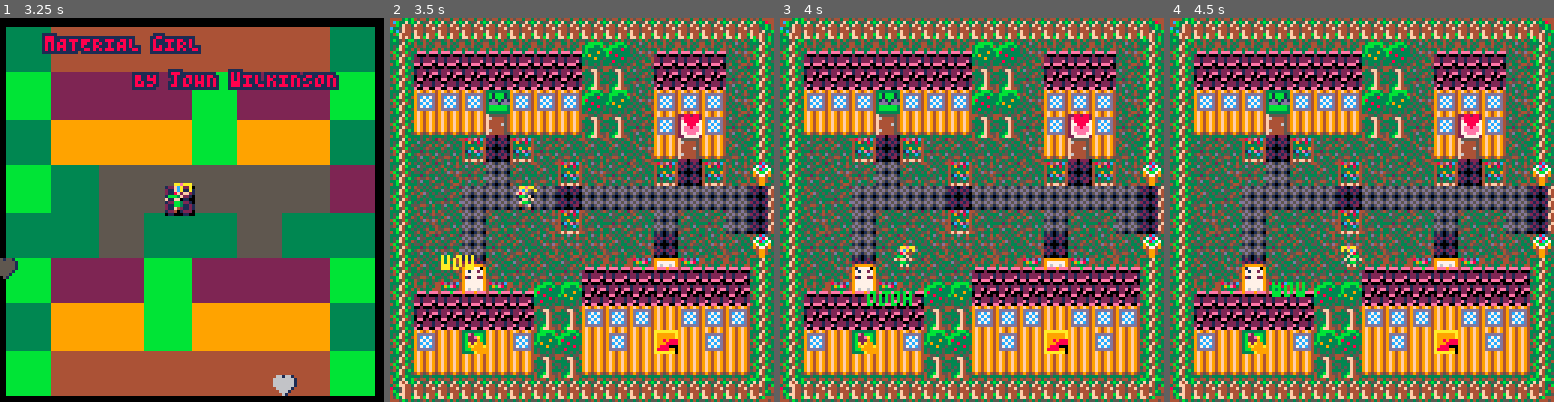
Above: before the commit, frames 1-4 (left to right).
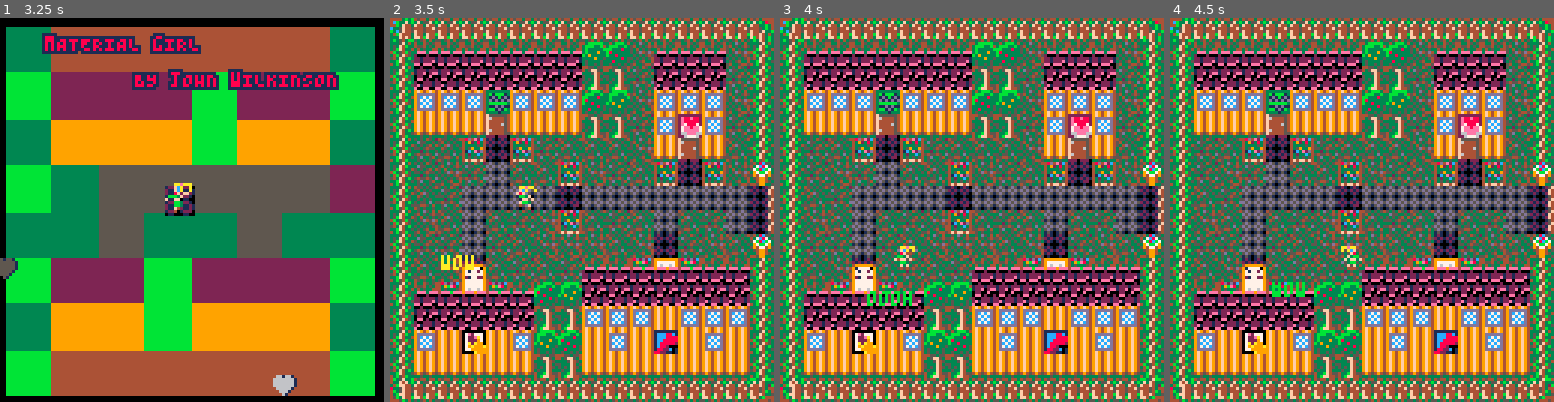
Above: after the commit, the same moments.

Repository: jcwilk/material_girl
Game: PICO-8 cartridge material_girl.p8
Two runs of this game, one before a commit and one after it. Both use one fixed random seed, a clock stepped at 60 frames per second and the inputs below.
Inputs:
- Up to frame 1 (3.25 s): hold Right 1.6-2.1 s; hold Up 2.15-2.42 s; hold Right 2.47-3.03 s; hold Left from 3.08 s (still down)
- Up to frame 2 (3.5 s): keep holding Left
- Up to frame 3 (4 s): release Left at 3.58 s; hold Down 3.63-3.97 s
- Up to frame 4 (4.5 s): hold Right from 4.02 s (still down)

Frame 1 is identical in both runs. In frame 2, 0.8% of the frame differs, in the area x 18-82%, y 20-88%; in frame 3, 0.8%; in frame 4, 0.8%.

Commit message:
Visual store upgrades and hopefully fix mobile

Diff:
--- a/fight.lua
+++ b/fight.lua
@@ -33,6 +33,7 @@
   local sliding_store = false
   local night=false
   local dusk=false
+  local store_id
 
   local function calc_fighter_x()
     return flr(enemy_data.closeness*(enemy_data.base_x-ofpx-16)+ofpx+0.5)
@@ -238,7 +239,7 @@
 
       queue_text(function()
         reset_combat_cursor()
-        if inventory.current_store_index <= 4 then
+        if store_id <= 4 then
           color(12)
           print "welcome, see how this fits"
         else
@@ -466,9 +467,9 @@
 
   local function fwin()
     local winwait=60
-    local win_sprite_id = ({39,40,38,41,10})[inventory.current_store_index]
+    local win_sprite_id = ({39,40,38,41,10})[store_id]
     local win_heart = sprites.make(win_sprite_id,{x=fighter.x+16,y=enemy.y+8,scale=8,centered=true,z=40})
-    if inventory.current_store_index < 5 then
+    if store_id < 5 then
       win_heart.before_draw = function()
         palt(0,false)
       end
@@ -488,7 +489,7 @@
     local trophy_spin = tweens.make(enemy,'y',enemy.y-4,50,'quadratic').next(function()
       fanim = noop_f
       fighter.sprite_id = 0
-      if inventory.current_store_index < 5 then
+      if store_id < 5 then
         enemy.kill()
       end
       kiss=false
@@ -501,7 +502,7 @@
       end)
       return tweens.make(win_heart,'scale',1,24,'quadratic')
     end)
-    if inventory.current_store_index < 5 then
+    if store_id < 5 then
       trophy_spin.next(function()
         win_heart.kill()
         fighter.sprite_id = 2
@@ -692,7 +693,7 @@
   end
 
   local function detect_keys()
-    if inventory.current_store_index >= 3 and btn(0) and not btn(1) and not btn(2) then
+    if store_id >= 3 and btn(0) and not btn(1) and not btn(2) then
       press_key(43,25,61)
       enemy_data.withdraw()
       return true
@@ -703,7 +704,7 @@
       return true
     end
     just_jumped=false
-    if inventory.current_store_index >= 2 and btn(2) and not btn(0) and not btn(1) then
+    if store_id >= 2 and btn(2) and not btn(0) and not btn(1) then
       press_key(42,46,53)
       enemy_data.dazzle()
       return true
@@ -757,11 +758,11 @@
   local function draw_fui()
     if not fanim then
       color(7)
-      if inventory.current_store_index >= 3 then
+      if store_id >= 3 then
         spr(43,cam.x+25,cam.y+61)
         print("withdraw",cam.x+34,cam.y+63)
       end
-      if inventory.current_store_index >= 2 then
+      if store_id >= 2 then
         spr(42,cam.x+46,cam.y+53)
         print("dazzle",cam.x+55,cam.y+55)
       end
@@ -817,7 +818,7 @@
 
         map(19,6,cam.x,intro_textbox.y,16,10) --textbox
         if intro_store then
-          map(35,0,cam.x,intro_store.y,16,6) --sliding down store
+          map(35,6*store_id-6,cam.x,intro_store.y,16,6) --sliding down store
         end
         palt()
 
@@ -842,7 +843,7 @@
         pal_night()
         map(19,2,cam.x,16,16,7) --beach
         if intro_store then
-          map(35,0,cam.x,intro_store.y,16,6) --store
+          map(35,6*store_id-6,cam.x,intro_store.y,16,6) --store
         end
         pal()
         palt()
@@ -859,6 +860,7 @@
   end
 
   local function start_common()
+    store_id=inventory.current_store_index
     cfpx=calc_fighter_x()
 
     player.kill()
--- a/material_girl.p8
+++ b/material_girl.p8
@@ -461,6 +461,7 @@
  local sliding_store = false
  local night=false
  local dusk=false
+ local store_id
 
  local function calc_fighter_x()
   return flr(enemy_data.closeness*(enemy_data.base_x-ofpx-16)+ofpx+0.5)
@@ -666,7 +667,7 @@
 
    queue_text(function()
     reset_combat_cursor()
-    if inventory.current_store_index <= 4 then
+    if store_id <= 4 then
      color(12)
      print "welcome, see how this fits"
     else
@@ -894,9 +895,9 @@
 
  local function fwin()
   local winwait=60
-  local win_sprite_id = ({39,40,38,41,10})[inventory.current_store_index]
+  local win_sprite_id = ({39,40,38,41,10})[store_id]
   local win_heart = sprites.make(win_sprite_id,{x=fighter.x+16,y=enemy.y+8,scale=8,centered=true,z=40})
-  if inventory.current_store_index < 5 then
+  if store_id < 5 then
    win_heart.before_draw = function()
     palt(0,false)
    end
@@ -916,7 +917,7 @@
   local trophy_spin = tweens.make(enemy,'y',enemy.y-4,50,'quadratic').next(function()
    fanim = noop_f
    fighter.sprite_id = 0
-   if inventory.current_store_index < 5 then
+   if store_id < 5 then
     enemy.kill()
    end
    kiss=false
@@ -929,7 +930,7 @@
    end)
    return tweens.make(win_heart,'scale',1,24,'quadratic')
   end)
-  if inventory.current_store_index < 5 then
+  if store_id < 5 then
    trophy_spin.next(function()
     win_heart.kill()
     fighter.sprite_id = 2
@@ -1120,7 +1121,7 @@
  end
 
  local function detect_keys()
-  if inventory.current_store_index >= 3 and btn(0) and not btn(1) and not btn(2) then
+  if store_id >= 3 and btn(0) and not btn(1) and not btn(2) then
    press_key(43,25,61)
    enemy_data.withdraw()
    return true
@@ -1131,7 +1132,7 @@
    return true
   end
   just_jumped=false
-  if inventory.current_store_index >= 2 and btn(2) and not btn(0) and not btn(1) then
+  if store_id >= 2 and btn(2) and not btn(0) and not btn(1) then
    press_key(42,46,53)
    enemy_data.dazzle()
    return true
@@ -1185,11 +1186,11 @@
  local function draw_fui()
   if not fanim then
    color(7)
-   if inventory.current_store_index >= 3 then
+   if store_id >= 3 then
     spr(43,cam.x+25,cam.y+61)
     print("withdraw",cam.x+34,cam.y+63)
    end
-   if inventory.current_store_index >= 2 then
+   if store_id >= 2 then
     spr(42,cam.x+46,cam.y+53)
     print("dazzle",cam.x+55,cam.y+55)
    end
@@ -1245,7 +1246,7 @@
 
     map(19,6,cam.x,intro_textbox.y,16,10) --textbox
     if intro_store then
-     map(35,0,cam.x,intro_store.y,16,6) --sliding down store
+     map(35,6*store_id-6,cam.x,intro_store.y,16,6) --sliding down store
     end
     palt()
 
@@ -1270,7 +1271,7 @@
     pal_night()
     map(19,2,cam.x,16,16,7) --beach
     if intro_store then
-     map(35,0,cam.x,intro_store.y,16,6) --store
+     map(35,6*store_id-6,cam.x,intro_store.y,16,6) --store
     end
     pal()
     palt()
@@ -1287,6 +1288,7 @@
  end
 
  local function start_common()
+  store_id=inventory.current_store_index
   cfpx=calc_fighter_x()
 
   player.kill()
@@ -2342,21 +2344,29 @@
 0000000000000000000000000000000000000000000000000000000000000000000000000000000000000000000000000000000000000000000000000000000000000000000000000000000000000000000000000000000000000000000000000000000000000000000000000000000000000000000000000000000000000000
 __map__
 1011111111111111111111111111111236363636363636363636363636363636363636343434343434343434343434343434340000000000000000000000000000000000000000000000000000000000000000000000000000000000000000000000000000000000000000000000000000000000000000000000000000000000
-131a1a1a1a1a1a1a1f1e201a1a1a201336363636363636363636363636363636363636343434343434343434343434343434340000000000000000000000000000000000000000000000000000000000000000000000000000000000000000000000000000000000000000000000000000000000000000000000000000000000
-13191919191919192f2f21191919211335353535353535353535353535353535353535343448343448343448343448343434340000000000000000000000000000000000000000000000000000000000000000000000000000000000000000000000000000000000000000000000000000000000000000000000000000000000
-13181818291818181e1f20181818201337373e37373737373737373737373737373737343434343434343434343434343434340000000000000000000000000000000000000000000000000000000000000000000000000000000000000000000000000000000000000000000000000000000000000000000000000000000000
+131a1a1a1a1a1a1a1f1e201a1a1a201336363636363636363636363636363636363636344c4e4f34484c4e4d4f48344c4e4f340000000000000000000000000000000000000000000000000000000000000000000000000000000000000000000000000000000000000000000000000000000000000000000000000000000000
+13191919191919192f2f21191919211335353535353535353535353535353535353535345c5e5f34345c5e275f34345c5e5f340000000000000000000000000000000000000000000000000000000000000000000000000000000000000000000000000000000000000000000000000000000000000000000000000000000000
+13181818291818181e1f20181818201337373e37373737373737373737373737373737346d6e6f34486d6e5d6f48346d6e6f340000000000000000000000000000000000000000000000000000000000000000000000000000000000000000000000000000000000000000000000000000000000000000000000000000000000
 131b1b1b251b1b1b2f2f2118281821133d3d393d3d3d3d3d3d3d3d3d3d3d3d3d373737344949494949494949494949494949490000000000000000000000000000000000000000000000000000000000000000000000000000000000000000000000000000000000000000000000000000000000000000000000000000000000
 132122322d3221222222201b251b2213373739373737373737373737373737373737374a4a4a4a4a4a4a4a4a4a4a4a4a4a4a4a0000000000000000000000000000000000000000000000000000000000000000000000000000000000000000000000000000000000000000000000000000000000000000000000000000000000
-1321202123222232202122322d32201637373950515555555555555555555555555253000000000000000000000000000000000000000000000000000000000000000000000000000000000000000000000000000000000000000000000000000000000000000000000000000000000000000000000000000000000000000000
-132221232323232d232323232323232d3c3739603f3f3f3f3f3f3f3f3f3f3f3f3f3f63000000000000000000000000000000000000000000000000000000000000000000000000000000000000000000000000000000000000000000000000000000000000000000000000000000000000000000000000000000000000000000
-1320222322212032222122232221232d3b3739543f3f3f3f3f3f3f3f3f3f3f3f3f3f56000000000000000000000000000000000000000000000000000000000000000000000000000000000000000000000000000000000000000000000000000000000000000000000000000000000000000000000000000000000000000000
-13212123212220202022202d212022163a3739543f3f3f3f3f3f3f3f3f3f3f3f3f3f56000000000000000000000000000000000000000000000000000000000000000000000000000000000000000000000000000000000000000000000000000000000000000000000000000000000000000000000000000000000000000000
-1322202d222122211a1a3109311a1a13373739543f3f3f3f3f3f3f3f3f3f3f3f3f3f56000000000000000000000000000000000000000000000000000000000000000000000000000000000000000000000000000000000000000000000000000000000000000000000000000000000000000000000000000000000000000000
-131a3109311a1e1f1919191919191913373739543f3f3f3f3f3f3f3f3f3f3f3f3f3f56000000000000000000000000000000000000000000000000000000000000000000000000000000000000000000000000000000000000000000000000000000000000000000000000000000000000000000000000000000000000000000
-1319191919192f2f1818181718181813373739543f3f3f3f3f3f3f3f3f3f3f3f3f3f56000000000000000000000000000000000000000000000000000000000000000000000000000000000000000000000000000000000000000000000000000000000000000000000000000000000000000000000000000000000000000000
-1318172717181f1e1718172617181713373739543f3f3f3f3f3f3f3f3f3f3f3f3f3f56000000000000000000000000000000000000000000000000000000000000000000000000000000000000000000000000000000000000000000000000000000000000000000000000000000000000000000000000000000000000000000
-131b1b1b1b1b2f2f1b1b1b1b1b1b1b13373739543f3f3f3f3f3f3f3f3f3f3f3f3f3f56000000000000000000000000000000000000000000000000000000000000000000000000000000000000000000000000000000000000000000000000000000000000000000000000000000000000000000000000000000000000000000
-14111111111111111111111111111115373739543f3f3f3f3f3f3f3f3f3f3f3f3f3f56000000000000000000000000000000000000000000000000000000000000000000000000000000000000000000000000000000000000000000000000000000000000000000000000000000000000000000000000000000000000000000
+1321202123222232202122322d32201637373950515555555555555555555555555253343434343434343434343434343434340000000000000000000000000000000000000000000000000000000000000000000000000000000000000000000000000000000000000000000000000000000000000000000000000000000000
+132221232323232d232323232323232d3c3739603f3f3f3f3f3f3f3f3f3f3f3f3f3f63343434343434343434343434343434340000000000000000000000000000000000000000000000000000000000000000000000000000000000000000000000000000000000000000000000000000000000000000000000000000000000
+1320222322212032222122232221232d3b3739543f3f3f3f3f3f3f3f3f3f3f3f3f3f56344864686965344828346466676548340000000000000000000000000000000000000000000000000000000000000000000000000000000000000000000000000000000000000000000000000000000000000000000000000000000000
+13212123212220202022202d212022163a3739543f3f3f3f3f3f3f3f3f3f3f3f3f3f56344874787975343434347476777548340000000000000000000000000000000000000000000000000000000000000000000000000000000000000000000000000000000000000000000000000000000000000000000000000000000000
+1322202d222122211a1a3109311a1a13373739543f3f3f3f3f3f3f3f3f3f3f3f3f3f56344949494949494949494949494949490000000000000000000000000000000000000000000000000000000000000000000000000000000000000000000000000000000000000000000000000000000000000000000000000000000000
+131a3109311a1e1f1919191919191913373739543f3f3f3f3f3f3f3f3f3f3f3f3f3f564a4a4a4a4a4a4a4a4a4a4a4a4a4a4a4a0000000000000000000000000000000000000000000000000000000000000000000000000000000000000000000000000000000000000000000000000000000000000000000000000000000000
+1319191919192f2f1818181718181813373739543f3f3f3f3f3f3f3f3f3f3f3f3f3f56343434343434343434343434343434340000000000000000000000000000000000000000000000000000000000000000000000000000000000000000000000000000000000000000000000000000000000000000000000000000000000
+1318172717181f1e1718172617181713373739543f3f3f3f3f3f3f3f3f3f3f3f3f3f56343434483434343434343434483434340000000000000000000000000000000000000000000000000000000000000000000000000000000000000000000000000000000000000000000000000000000000000000000000000000000000
+131b1b1b1b1b2f2f1b1b1b1b1b1b1b13373739543f3f3f3f3f3f3f3f3f3f3f3f3f3f56343448344834342648343448344834340000000000000000000000000000000000000000000000000000000000000000000000000000000000000000000000000000000000000000000000000000000000000000000000000000000000
+14111111111111111111111111111115373739543f3f3f3f3f3f3f3f3f3f3f3f3f3f56343434483434343434343434483434340000000000000000000000000000000000000000000000000000000000000000000000000000000000000000000000000000000000000000000000000000000000000000000000000000000000
+0000000000000000000000000000000000000000000000000000000000000000000000344949494949494949494949494949490000000000000000000000000000000000000000000000000000000000000000000000000000000000000000000000000000000000000000000000000000000000000000000000000000000000
+00000000000000000000000000000000000000000000000000000000000000000000004a4a4a4a4a4a4a4a4a4a4a4a4a4a4a4a0000000000000000000000000000000000000000000000000000000000000000000000000000000000000000000000000000000000000000000000000000000000000000000000000000000000
+0000000000000000000000000000000000000000000000000000000000000000000000343434343434343434343434343434340000000000000000000000000000000000000000000000000000000000000000000000000000000000000000000000000000000000000000000000000000000000000000000000000000000000
+0000000000000000000000000000000000000000000000000000000000000000000000343434483434343434343448343434340000000000000000000000000000000000000000000000000000000000000000000000000000000000000000000000000000000000000000000000000000000000000000000000000000000000
+0000000000000000000000000000000000000000000000000000000000000000000000344834343448343429344834344834340000000000000000000000000000000000000000000000000000000000000000000000000000000000000000000000000000000000000000000000000000000000000000000000000000000000
+0000000000000000000000000000000000000000000000000000000000000000000000343434483434343434343434483434340000000000000000000000000000000000000000000000000000000000000000000000000000000000000000000000000000000000000000000000000000000000000000000000000000000000
+0000000000000000000000000000000000000000000000000000000000000000000000344949494949494949494949494949490000000000000000000000000000000000000000000000000000000000000000000000000000000000000000000000000000000000000000000000000000000000000000000000000000000000
+00000000000000000000000000000000000000000000000000000000000000000000004a4a4a4a4a4a4a4a4a4a4a4a4a4a4a4a0000000000000000000000000000000000000000000000000000000000000000000000000000000000000000000000000000000000000000000000000000000000000000000000000000000000
 0000000000000000000000000000000000000000000000000000000000000000000000000000000000000000000000000000000000000000000000000000000000000000000000000000000000000000000000000000000000000000000000000000000000000000000000000000000000000000000000000000000000000000
 0000000000000000000000000000000000000000000000000000000000000000000000000000000000000000000000000000000000000000000000000000000000000000000000000000000000000000000000000000000000000000000000000000000000000000000000000000000000000000000000000000000000000000
 0000000000000000000000000000000000000000000000000000000000000000000000000000000000000000000000000000000000000000000000000000000000000000000000000000000000000000000000000000000000000000000000000000000000000000000000000000000000000000000000000000000000000000
@@ -2365,141 +2375,133 @@
 0000000000000000000000000000000000000000000000000000000000000000000000000000000000000000000000000000000000000000000000000000000000000000000000000000000000000000000000000000000000000000000000000000000000000000000000000000000000000000000000000000000000000000
 0000000000000000000000000000000000000000000000000000000000000000000000000000000000000000000000000000000000000000000000000000000000000000000000000000000000000000000000000000000000000000000000000000000000000000000000000000000000000000000000000000000000000000
 0000000000000000000000000000000000000000000000000000000000000000000000000000000000000000000000000000000000000000000000000000000000000000000000000000000000000000000000000000000000000000000000000000000000000000000000000000000000000000000000000000000000000000
-0000000000000000000000000000000000000000000000000000000000000000000000000000000000000000000000000000000000000000000000000000000000000000000000000000000000000000000000000000000000000000000000000000000000000000000000000000000000000000000000000000000000000000
-0000000000000000000000000000000000000000000000000000000000000000000000000000000000000000000000000000000000000000000000000000000000000000000000000000000000000000000000000000000000000000000000000000000000000000000000000000000000000000000000000000000000000000
-0000000000000000000000000000000000000000000000000000000000000000000000000000000000000000000000000000000000000000000000000000000000000000000000000000000000000000000000000000000000000000000000000000000000000000000000000000000000000000000000000000000000000000
-0000000000000000000000000000000000000000000000000000000000000000000000000000000000000000000000000000000000000000000000000000000000000000000000000000000000000000000000000000000000000000000000000000000000000000000000000000000000000000000000000000000000000000
-0000000000000000000000000000000000000000000000000000000000000000000000000000000000000000000000000000000000000000000000000000000000000000000000000000000000000000000000000000000000000000000000000000000000000000000000000000000000000000000000000000000000000000
-0000000000000000000000000000000000000000000000000000000000000000000000000000000000000000000000000000000000000000000000000000000000000000000000000000000000000000000000000000000000000000000000000000000000000000000000000000000000000000000000000000000000000000
-0000000000000000000000000000000000000000000000000000000000000000000000000000000000000000000000000000000000000000000000000000000000000000000000000000000000000000000000000000000000000000000000000000000000000000000000000000000000000000000000000000000000000000
-0000000000000000000000000000000000000000000000000000000000000000000000000000000000000000000000000000000000000000000000000000000000000000000000000000000000000000000000000000000000000000000000000000000000000000000000000000000000000000000000000000000000000000
-…(130 lines of a section not shown)…
+…(130 lines of a section not shown)…
Not shown, changed: 40 lines of the sprite sheet (__gfx__) section of material_girl.p8
Not shown, changed: index.html
Not shown, changed: material_girl.js
